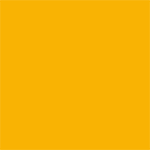
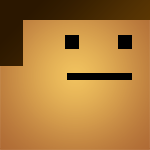
Layers edited between the first and the second 150x150 image:
added layer "MAOUTH" above "HAIR" over (67, 73, 132, 80)
added layer "HAIR" above "EYES" over (0, 0, 150, 66)
added layer "EYES" above "Lager 0" over (65, 35, 132, 49)
